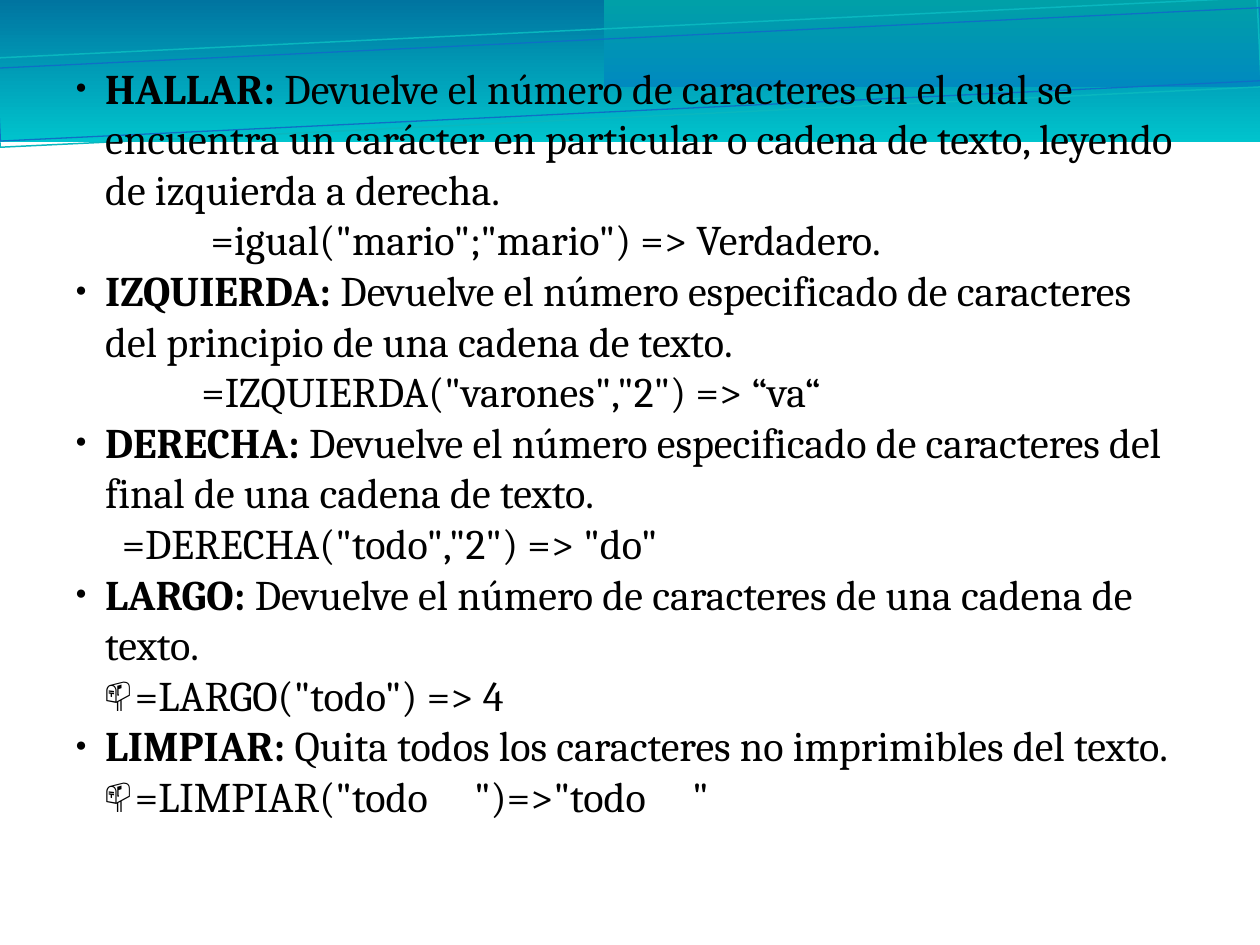
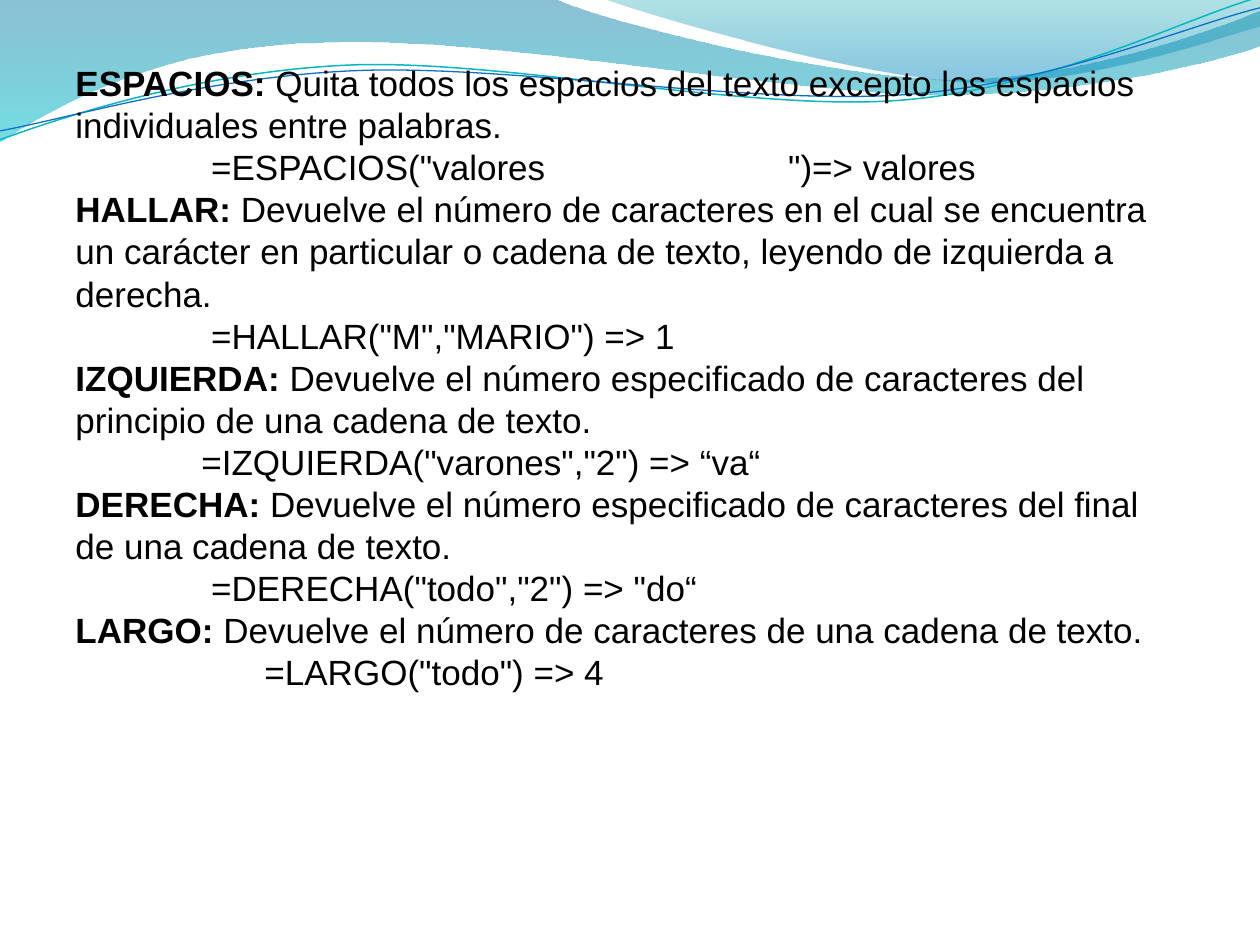
Before and after one commit to kleberloayzacastro/universidad, a slide deck: slide 4 of 2015-2016/clases/computacion_aplicada_2/clase_3/clase_3.pptx (slide 6 before the commit). Drawn at 1260x945 pixels with LibreOffice and Linux fonts; fonts in the diff are those of the drawing; background and template pictures are left out. Boxes give left, top, right and bottom in pixels: in the first picture for what was removed or moved away, otherwise in the second. Text is boxed around its words. In the diff, an @@ line names an element or a change of style, - is before the commit and + after.

```diff
--- a/2015-2016/clases/computacion_aplicada_2/clase_3/clase_3.pptx
+++ b/2015-2016/clases/computacion_aplicada_2/clase_3/clase_3.pptx
@@ rectangle removed at (0, 0, 1260, 142) @@
@@ rectangle removed at (0, 0, 1260, 147) @@
@@ rectangle removed at (0, 8, 1260, 141) @@
@@ freeform shape added at (0, 0, 1260, 142), fill gradient #0074A1 to #00C6CF @@
@@ freeform shape added at (0, 0, 1260, 147), outline #0AB8BF 0.85 pt @@
@@ freeform shape added at (0, 8, 1260, 141), outline #0F6FC6 0.75 pt @@
@@ rectangle removed at (604, 0, 1260, 87) @@
@@ freeform shape added at (604, 0, 1260, 87), fill gradient #00A1A9 to #008BBF @@
@@ text at (75, 68, 1134, 187): paragraphs added @@
+ESPACIOS: Quita todos los espacios del texto excepto los espacios individuales entre palabras.
+=ESPACIOS("valores ")=> valores
@@ text at (75, 196, 1146, 691): size 24.1 to 20 pt, font Cambria to Arial in "HALLAR: Devuelve el número de caracteres en ...", "IZQUIERDA: Devuelve el número especificado de caracteres ...", "=IZQUIERDA("varones","2") => “va“", "DERECHA: Devuelve el número especificado de caracteres ..." and 2 more places; bullet ● to none; bullet 📫 to none @@
@@ text at (211, 323, 674, 355): text changed; size 24.1 to 20 pt; font Cambria to Arial @@
-=igual("mario";"mario") => Verdadero.
+=HALLAR("M","MARIO") => 1
@@ text at (211, 575, 697, 607): text changed; size 24.1 to 20 pt; font Cambria to Arial @@
-=DERECHA("todo","2") => "do"
+=DERECHA("todo","2") => "do“
@@ text at (105, 731, 1168, 818): paragraphs removed @@
-● LIMPIAR: Quita todos los caracteres no imprimibles del texto.
-  📫 =LIMPIAR("todo ")=>"todo "
```
Also in this commit, not shown: 4 other slides changed, 2 slides added, 2 slides removed, 17 other files.
